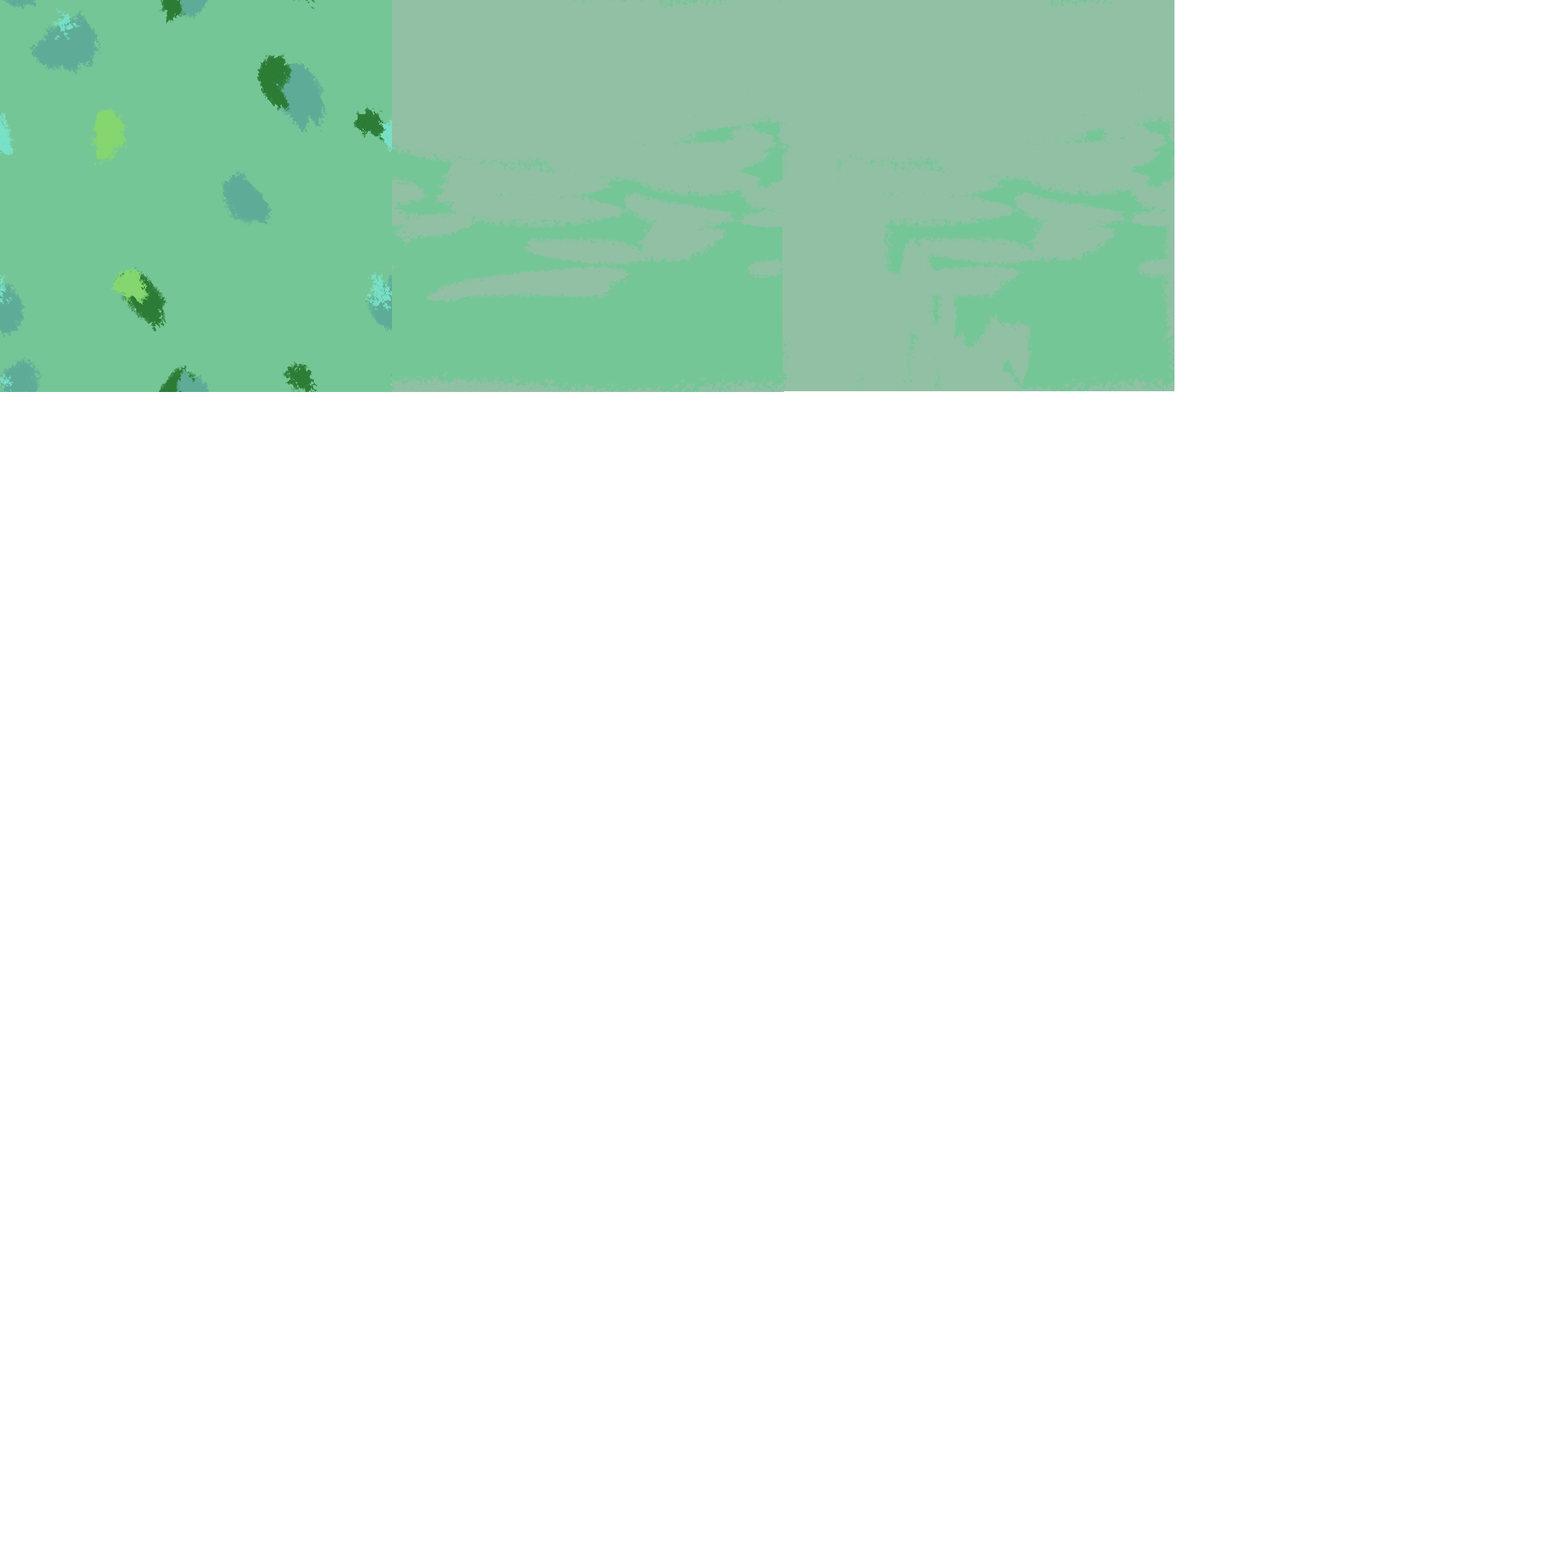
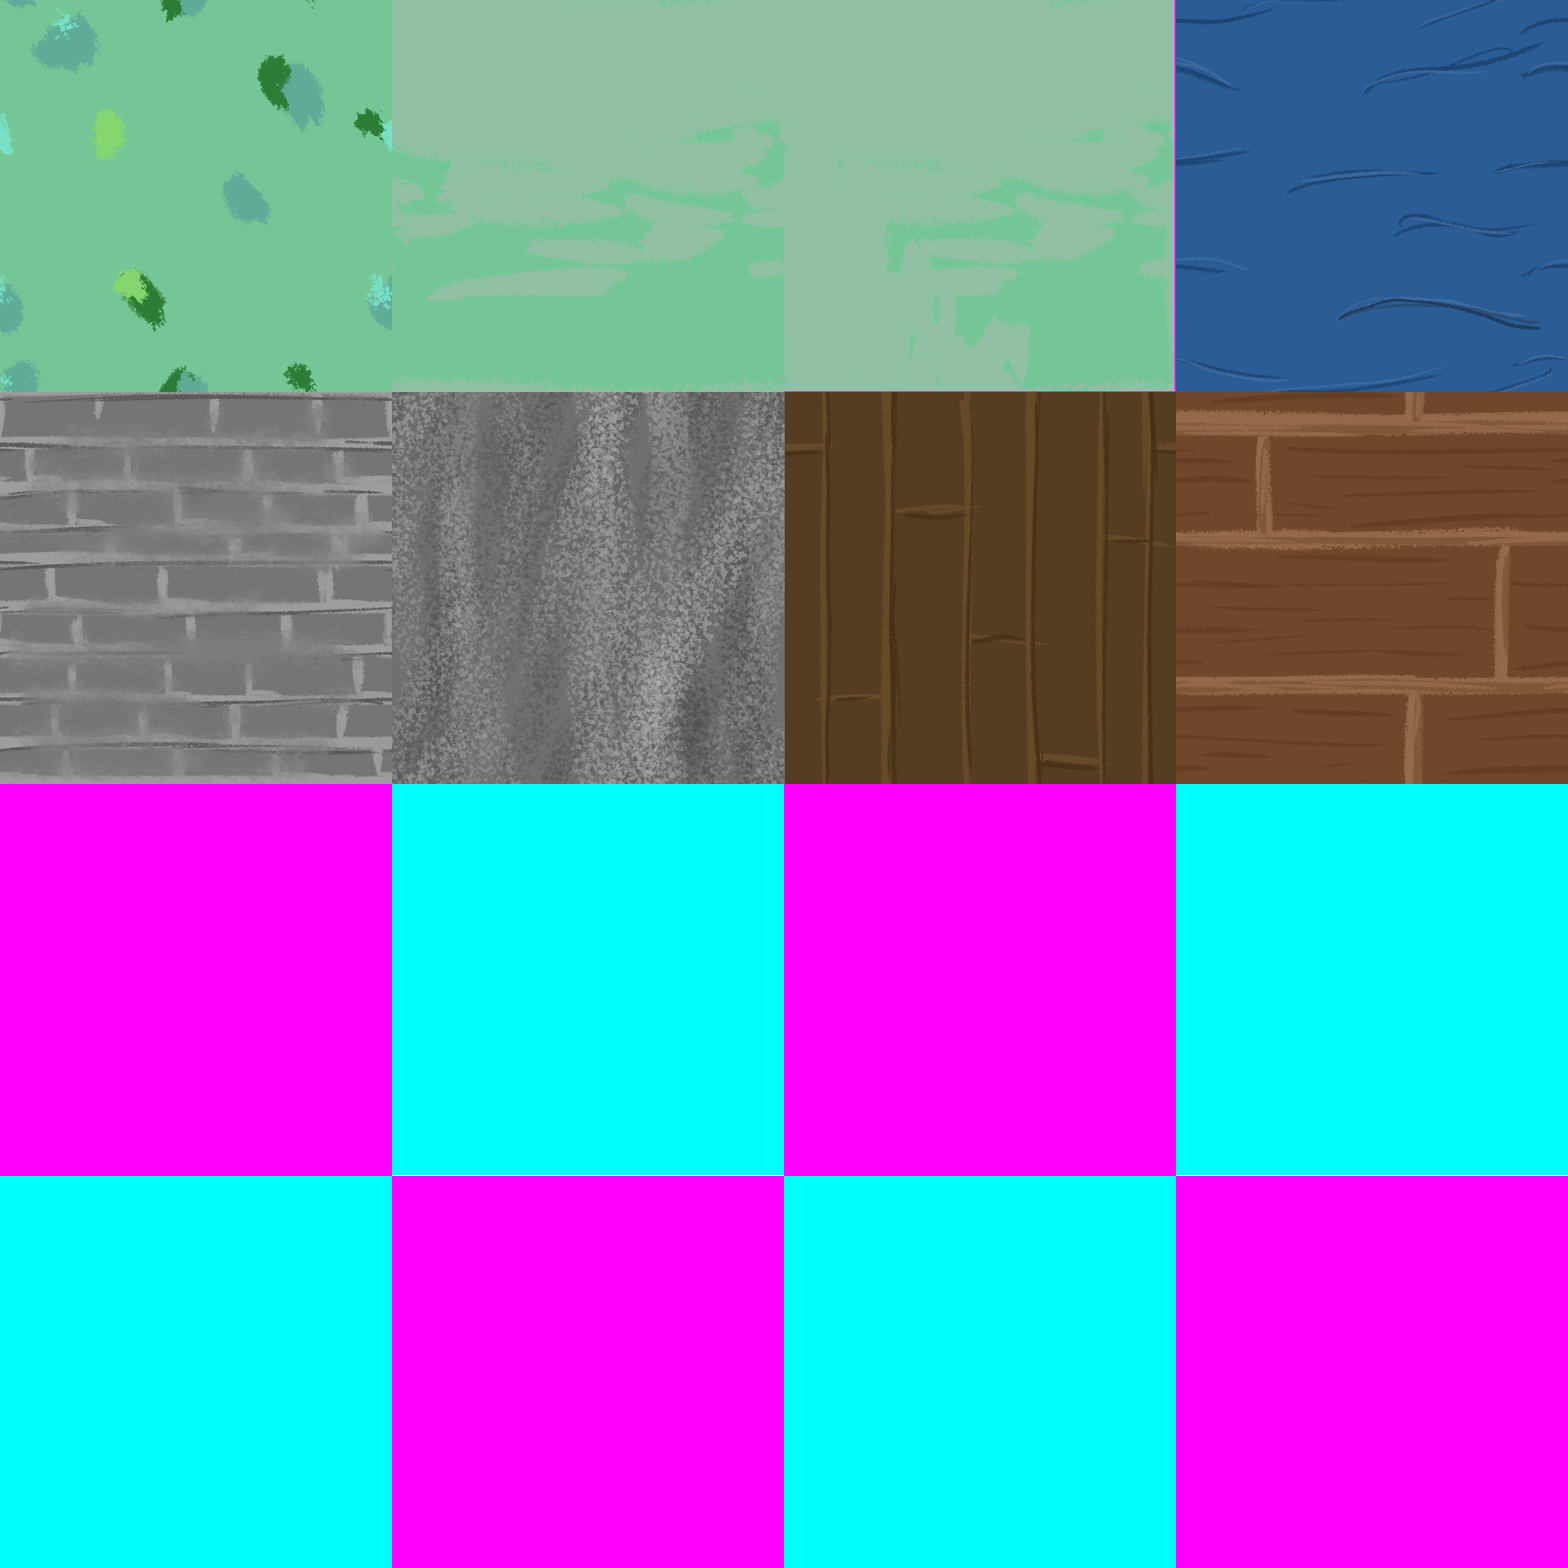
Comparing the layer stacks of the two 1568x1568 images. Changes:
moved "Land_Top_Edge" above "Land_Top_Corner" over [782, 81, 784, 389]
added layer "Water_Top" above "Citadel_Wall" over [1176, 0, 1568, 392]
added layer "Citadel_Wall" above "Citadel_Pillar" over [0, 392, 392, 784]
added layer "Citadel_Pillar" above "Bridge_Wall" over [391, 391, 785, 784]
added layer "Bridge_Wall" above "Bridge_Bottom" over [1176, 392, 1568, 784]
added layer "Bridge_Bottom" above "Tile BG" over [784, 392, 1176, 784]
showed "Tile BG", painted on it over [0, 0, 1568, 1568]